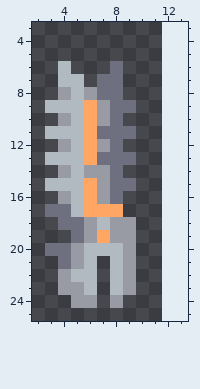
Pixel-art sprite -- core/assets-raw/sprites/weapons/chaos-equip.png. Above, as it was before the edit.
The file is 12x28 pixels. Shown: x 2..13, y 3..25. The old version is drawn lined up with the new one, on the new canvas.
And afterwards:
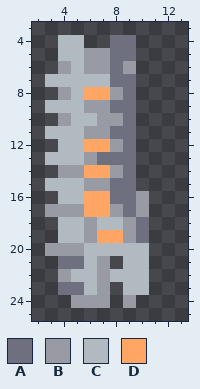
Palette (. is transparent): A #6e7080  B #989aa4  C #b0bac0  D #ffa665
The edit:
canvas 12x28 -> 14x34, the old top-left corner now at 0,3
There is now colour A in rows 4 to 5 at x 8 to 9; in rows 7 to 8 at x 9; in row 10 at x 9; in row 12 at x 9; in row 14 at x 9; in rows 16 to 17 at x 9.
There is now colour A in rows 18 to 19 at x 10.
The edit turns colour B into colour A in row 21 at x 5; in row 23 at x 4 to 5.
There is now colour B in row 5 at x 6 to 7; in row 6 at x 6 to 7 and 9; in rows 16 to 17 at x 10; in rows 21 to 23 at x 7; in row 24 at x 7 and 9.
The edit turns colour A into colour B in row 8 at x 8; in row 10 at x 8; in row 11 at x 7; in row 12 at x 8; in row 14 at x 8; in row 17 at x 3 to 4.
The edit turns colour A into colour B in row 20 at x 3 to 4.
The edit turns colour C into colour B in row 6 at x 4; in row 14 at x 5; in row 17 at x 5.
The edit turns colour D into colour B in row 9 at x 6; in row 11 at x 6; in row 13 at x 6; in row 15 at x 6; in row 17 at x 8.
There is now colour C in rows 4 to 5 at x 4 to 5; in row 6 at x 5; in row 7 at x 3 and 6; in row 19 at x 4; in rows 20 to 23 at x 10.
The edit turns colour A into colour C in row 7 at x 7; in row 18 at x 4 to 5; in row 19 at x 5.
The edit turns colour B into colour C in row 12 at x 4; in row 16 at x 4; in row 18 at x 8; in rows 20 to 23 at x 9.
The edit turns colour D into colour C in row 10 at x 6.
The edit turns colour A into colour D in row 8 at x 7.
The edit turns colour B into colour D in row 8 at x 6; in row 12 at x 7; in row 14 at x 6 to 7; in row 16 at x 7; in row 19 at x 8.
Colour B is gone in row 24 at x 8.
Colour C is gone in row 21 at x 8; in row 23 at x 8.
Pixel boxes of the changes (left, top, right, bottom) in both pictures:
changed: (45, 35, 149, 308)
